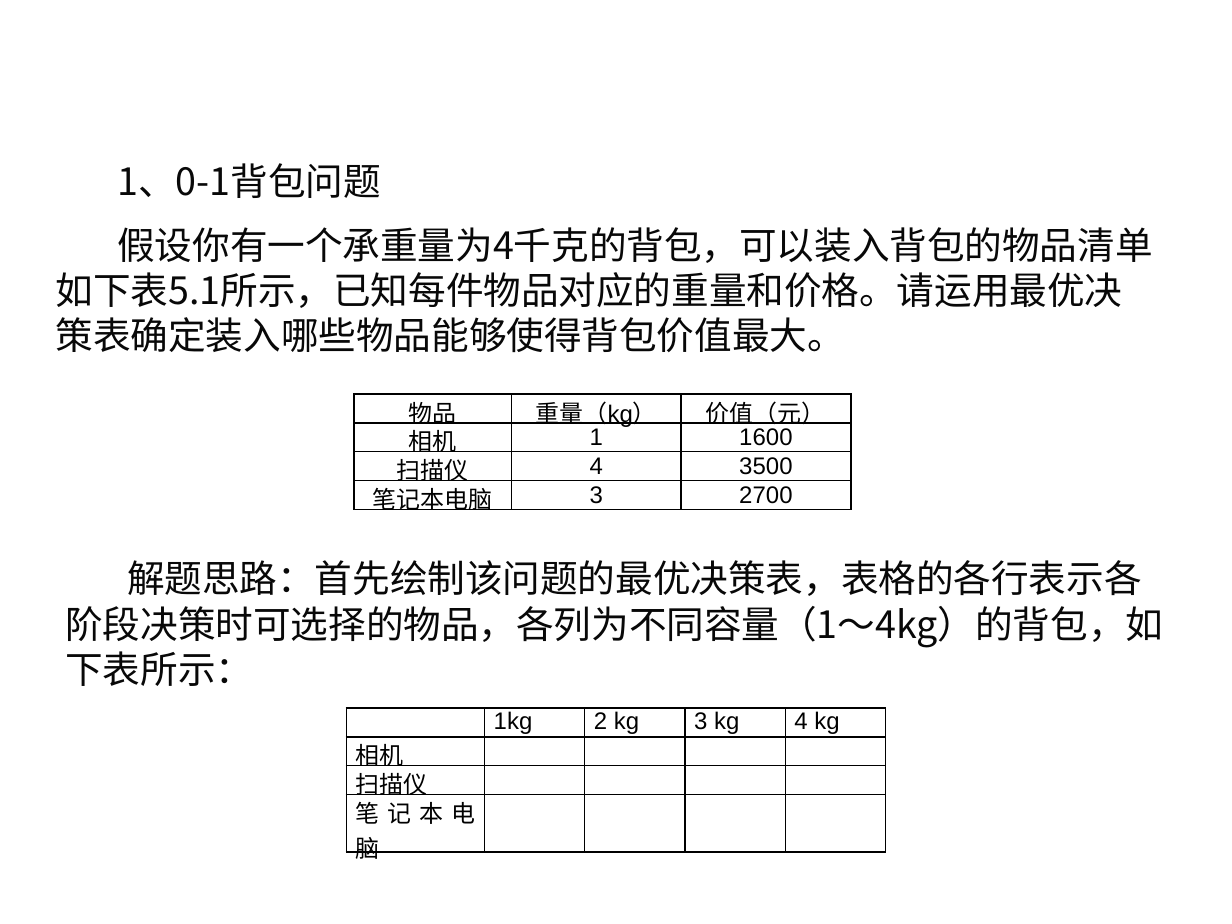
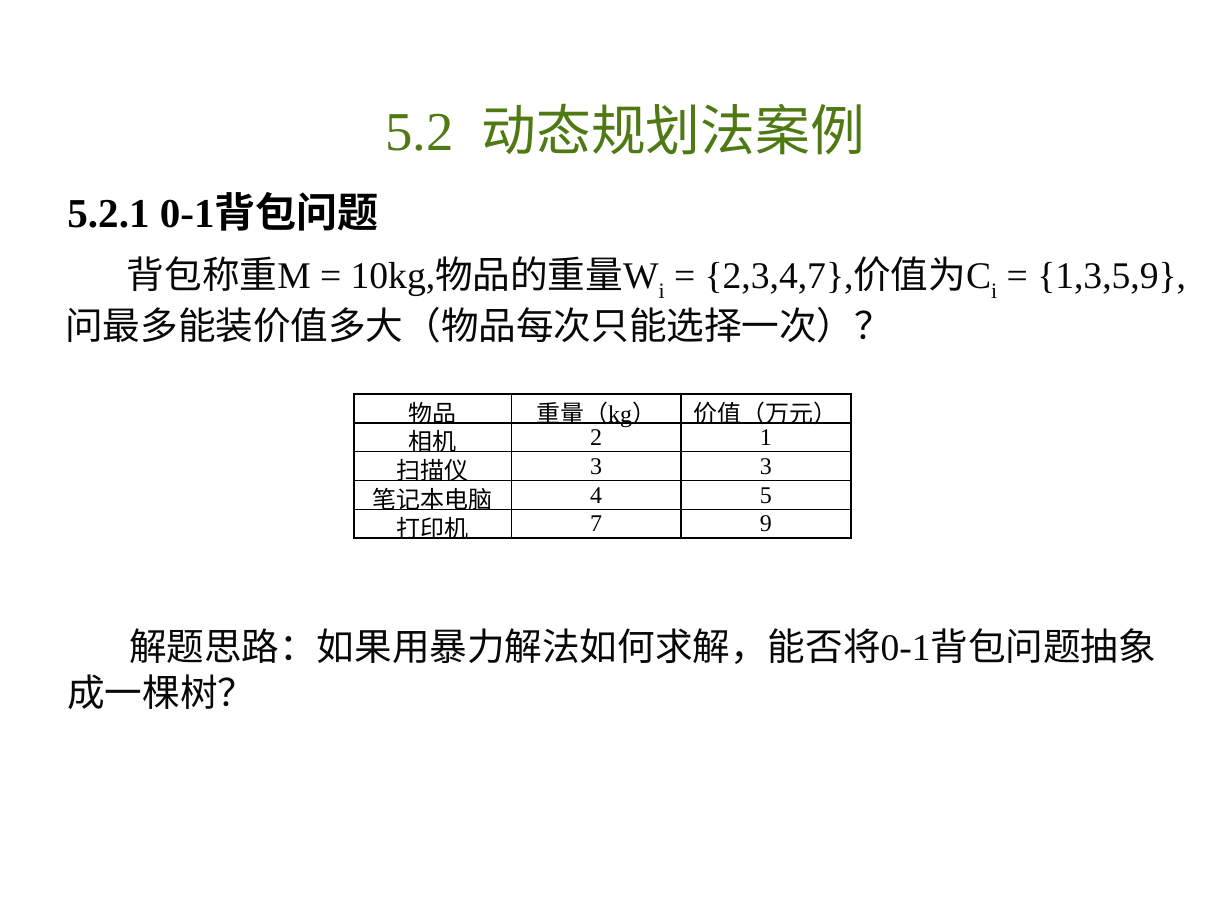
Before and after one commit to liutongling/DP, a slide deck: slide 16 of file/第5章 动态规划法.pptx (slide 13 before the commit). Drawn at 1232x924 pixels with LibreOffice and Linux fonts; fonts in the diff are those of the drawing; background and template pictures are left out. Boxes give left, top, right and bottom in pixels: in the first picture for what was removed or moved away, otherwise in the second. Text is boxed around its words. In the diff, an @@ line names an element or a change of style, - is before the commit and + after.

Commit message:
动态规划第五章内容

```diff
--- a/file/第5章 动态规划法.pptx
+++ b/file/第5章 动态规划法.pptx
@@ text added at <box>386,103,864,155</box>, 32 pt, text #4F7913 @@
+5.2 动态规划法案例
@@ text added at <box>67,195,379,231</box>, 24 pt, text #000000, bold @@
+5.2.1 0-1背包问题
@@ text at <box>65,256,1186,343</box>: text changed; font Noto Sans CJK SC to Times New Roman @@
-1、0-1背包问题
-假设你有一个承重量为4千克的背包，可以装入背包的物品清单如下表5.1所示，已知每件物品对应的重量和价格。请运用最优决策表确定装入哪些物品能够使得背包价值最大。
+背包称重M = 10kg,物品的重量Wi = {2,3,4,7},价值为Ci = {1,3,5,9},问最多能装价值多大（物品每次只能选择一次）？
@@ table at <box>354,394,851,543</box> @@
-row 1: 物品 | 重量（kg） | 价值（元）
-row 2: 相机 | 1 | 1600
-row 3: 扫描仪 | 4 | 3500
-row 4: 笔记本电脑 | 3 | 2700
+row 1: 物品 | 重量（kg） | 价值（万元）
+row 2: 相机 | 2 | 1
+row 3: 扫描仪 | 3 | 3
+row 4: 笔记本电脑 | 4 | 5
+row 5: 打印机 | 7 | 9
@@ text at <box>129,628,1156,664</box>: text changed; font Noto Sans CJK SC to Times New Roman @@
-解题思路：首先绘制该问题的最优决策表，表格的各行表示各阶段决策时可选择的物品，各列为不同容量（1～4kg）的背包，如下表所示：
+解题思路：如果用暴力解法如何求解，能否将0-1背包问题抽象成一棵树？
@@ table removed at <box>346,708,883,863</box>, 4 rows, 5 columns @@
- | 1kg | 2 kg | 3 kg | 4 kg
-相机 |  |  |  | 
-扫描仪 |  |  |  | 
-笔记本电脑 |  |  |  | 
```
Also in this commit, not shown: 5 other slides changed, 5 slides added, 4 slides removed.
